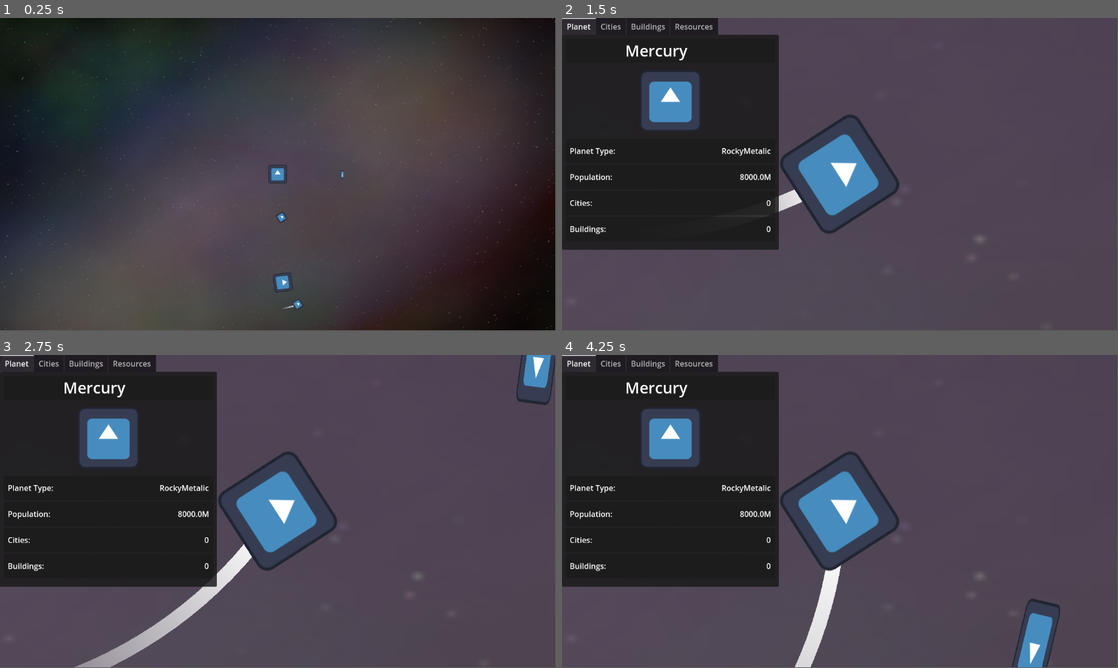
Above: before the commit, frames 1-4 (two rows, left to right).
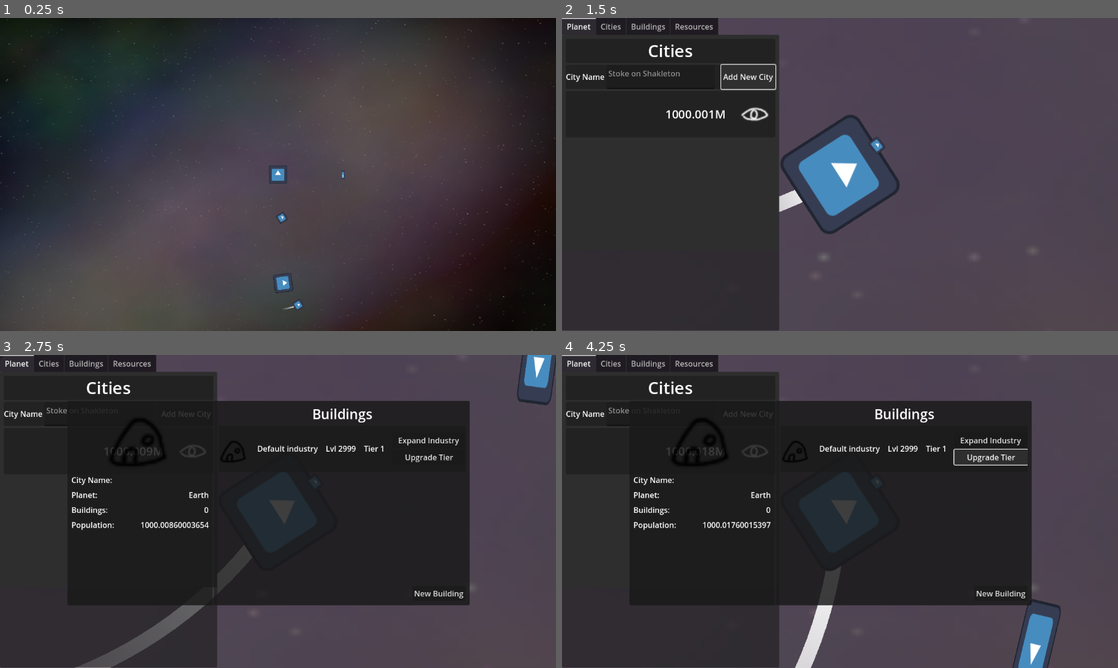
Above: after the commit, the same moments.

Repository: IsaacdmDunn/OrbitTTD
Game: Godot game, scene res://game.tscn
The game is run twice, just before and just after one commit, with the same random seed, the same clock (stepped at 60 frames per second) and the same inputs. The engine's default icon, where the game draws it, is replaced by a stand-in: a white triangle on a blue panel in a dark square.
Inputs (mouse positions are in pixels of both pictures, inside the frame that each line leads up to):
- Up to frame 1 (0.25 s): no input
- Up to frame 2 (1.5 s): move the mouse to (845, 218) at 0.52 s; click (845, 218) at 0.6 s; click (745, 77) at 1.25 s, where only the run after the commit has a clickable "Add New City"
- Up to frame 3 (2.75 s): click (194, 452) at 2.02 s
- Up to frame 4 (4.25 s): click (990, 439) at 2.75 s, where only the run after the commit has a clickable "Expand Industry"; click (990, 458) at 3.5 s, where only the run after the commit has a clickable "Upgrade Tier"
In our replay, the window is 799x449 before the commit and 800x450 after it. These sizes can differ from the game's own. Grey fills any space a smaller window leaves; there, only what the larger window draws over its background counts as a difference.

The runs differ from the first frame. In frame 1, 0.6% of the frame differs, in the area x 0-100%, y 0-100%; in frame 2, 14%; in frame 3, 43%; in frame 4, 43%, in the area x 0-90%, y 2-100%.

Commit message:
added cityUI and start of building UI

Diff:
--- /dev/null
+++ b/orbitttd/Prefabs/UI/BuildingUI.gd
@@ -0,0 +1 @@
+extends Panel
--- /dev/null
+++ b/orbitttd/Prefabs/UI/CityOnPlanetUI.tscn
@@ -0,0 +1,52 @@
+[gd_scene load_steps=5 format=3 uid="uid://b4vjdf4cotraw"]
+
+[ext_resource type="Script" uid="uid://ikvxs6dhnnwk" path="res://scripts/UI/CityOnPlanetUI.gd" id="1_h67ia"]
+[ext_resource type="Texture2D" uid="uid://q36yuym6hols" path="res://images/icon.svg" id="2_l2dqc"]
+[ext_resource type="Texture2D" uid="uid://w3ig7p5sjhf" path="res://images/look at icon.png" id="3_t1v4j"]
+[ext_resource type="Texture2D" uid="uid://curdlkki06d2f" path="res://images/look at pressed icon.png" id="4_mxge7"]
+
+[node name="CityOnPlanetUI" type="Panel"]
+custom_minimum_size = Vector2(0, 96)
+script = ExtResource("1_h67ia")
+
+[node name="HBoxContainer" type="HBoxContainer" parent="."]
+layout_mode = 1
+anchors_preset = 15
+anchor_right = 1.0
+anchor_bottom = 1.0
+offset_left = 2.0
+offset_top = 2.0
+offset_right = -2.0
+offset_bottom = -2.0
+grow_horizontal = 2
+grow_vertical = 2
+
+[node name="CityTexture" type="TextureRect" parent="HBoxContainer"]
+visible = false
+custom_minimum_size = Vector2(64, 64)
+layout_mode = 2
+texture = ExtResource("2_l2dqc")
+expand_mode = 2
+
+[node name="CityName" type="Label" parent="HBoxContainer"]
+custom_minimum_size = Vector2(200, 36)
+layout_mode = 2
+theme_override_font_sizes/font_size = 24
+text = "CityName"
+clip_text = true
+
+[node name="PopulationText" type="Label" parent="HBoxContainer"]
+custom_minimum_size = Vector2(150, 0)
+layout_mode = 2
+theme_override_font_sizes/font_size = 24
+text = "0m"
+clip_text = true
+
+[node name="TextureButton" type="TextureButton" parent="HBoxContainer"]
+custom_minimum_size = Vector2(64, 64)
+layout_mode = 2
+texture_normal = ExtResource("3_t1v4j")
+texture_pressed = ExtResource("4_mxge7")
+stretch_mode = 5
+
+[connection signal="pressed" from="HBoxContainer/TextureButton" to="." method="_on_texture_button_pressed"]
--- /dev/null
+++ b/orbitttd/Prefabs/UI/CityUI.gd
@@ -0,0 +1,19 @@
+extends Control
+
+var city:City
+
+func _ready() -> void:
+	for building in city.buildings:
+		AddBuildingInfoUI(building)
+		pass
+	pass
+func _process(delta: float) -> void:
+		$Panel/HBoxContainer/CityInfo/VBoxContainer/City/CityName.text = city.cityName
+		$Panel/HBoxContainer/CityInfo/VBoxContainer/Planet/PlanetName.text = get_tree().get_nodes_in_group("Sol")[city.planetID].planetData.planetName
+		$Panel/HBoxContainer/CityInfo/VBoxContainer/BuildingCount/BuildingCount.text = str(city.buildings.size())
+		$Panel/HBoxContainer/CityInfo/VBoxContainer/Population/PopCount.text = str(city.pop)
+
+		$Panel/HBoxContainer/CityInfo/VBoxContainer/Population/PopCount.tooltip_text = "Population growth: " + str(city.pop * (city.birthRate - city.deathRate))
+
+func AddBuildingInfoUI(build:Node2D):
+	pass
--- /dev/null
+++ b/orbitttd/Prefabs/UI/CityUI.tscn
@@ -0,0 +1,199 @@
+[gd_scene load_steps=4 format=3 uid="uid://cyoo4u0ybox1o"]
+
+[ext_resource type="Script" uid="uid://dl223rcajfkfw" path="res://Prefabs/UI/CityUI.gd" id="1_1gn7b"]
+[ext_resource type="Texture2D" uid="uid://luibggplp2ss" path="res://images/cityIcon.png" id="2_1gn7b"]
+[ext_resource type="Script" uid="uid://cbqq0q2dyx4pf" path="res://Prefabs/UI/BuildingUI.gd" id="3_44uyq"]
+
+[node name="CityUI" type="Control"]
+layout_mode = 3
+anchors_preset = 15
+anchor_right = 1.0
+anchor_bottom = 1.0
+grow_horizontal = 2
+grow_vertical = 2
+script = ExtResource("1_1gn7b")
+
+[node name="Panel" type="Panel" parent="."]
+layout_mode = 1
+anchors_preset = 15
+anchor_right = 1.0
+anchor_bottom = 1.0
+offset_left = 140.0
+offset_top = 95.0
+offset_right = -179.0
+offset_bottom = -130.0
+grow_horizontal = 2
+grow_vertical = 2
+
+[node name="HBoxContainer" type="HBoxContainer" parent="Panel"]
+layout_mode = 1
+anchors_preset = 15
+anchor_right = 1.0
+anchor_bottom = 1.0
+grow_horizontal = 2
+grow_vertical = 2
+
+[node name="CityInfo" type="Panel" parent="Panel/HBoxContainer"]
+custom_minimum_size = Vector2(300, 0)
+layout_mode = 2
+
+[node name="VBoxContainer" type="VBoxContainer" parent="Panel/HBoxContainer/CityInfo"]
+layout_mode = 1
+anchors_preset = 15
+anchor_right = 1.0
+anchor_bottom = 1.0
+offset_left = 8.0
+offset_right = -7.0
+grow_horizontal = 2
+grow_vertical = 2
+theme_override_constants/separation = 8
+
+[node name="TextureRect" type="TextureRect" parent="Panel/HBoxContainer/CityInfo/VBoxContainer"]
+custom_minimum_size = Vector2(0, 144)
+layout_mode = 2
+texture = ExtResource("2_1gn7b")
+stretch_mode = 5
+
+[node name="City" type="HBoxContainer" parent="Panel/HBoxContainer/CityInfo/VBoxContainer"]
+layout_mode = 2
+
+[node name="Label" type="Label" parent="Panel/HBoxContainer/CityInfo/VBoxContainer/City"]
+layout_mode = 2
+size_flags_horizontal = 0
+text = "City Name:"
+
+[node name="CityName" type="Label" parent="Panel/HBoxContainer/CityInfo/VBoxContainer/City"]
+layout_mode = 2
+size_flags_horizontal = 10
+text = "Default Name"
+horizontal_alignment = 2
+
+[node name="Planet" type="HBoxContainer" parent="Panel/HBoxContainer/CityInfo/VBoxContainer"]
+layout_mode = 2
+
+[node name="Label" type="Label" parent="Panel/HBoxContainer/CityInfo/VBoxContainer/Planet"]
+layout_mode = 2
+size_flags_horizontal = 0
+text = "Planet:"
+
+[node name="PlanetName" type="Label" parent="Panel/HBoxContainer/CityInfo/VBoxContainer/Planet"]
+layout_mode = 2
+size_flags_horizontal = 10
+text = "Default Planet"
+horizontal_alignment = 2
+
+[node name="BuildingCount" type="HBoxContainer" parent="Panel/HBoxContainer/CityInfo/VBoxContainer"]
+layout_mode = 2
+
+[node name="Label" type="Label" parent="Panel/HBoxContainer/CityInfo/VBoxContainer/BuildingCount"]
+layout_mode = 2
+size_flags_horizontal = 0
+text = "Buildings:"
+
+[node name="BuildingCount" type="Label" parent="Panel/HBoxContainer/CityInfo/VBoxContainer/BuildingCount"]
+layout_mode = 2
+size_flags_horizontal = 10
+text = "Default building Count"
+horizontal_alignment = 2
+
+[node name="Population" type="HBoxContainer" parent="Panel/HBoxContainer/CityInfo/VBoxContainer"]
+layout_mode = 2
+
+[node name="Label" type="Label" parent="Panel/HBoxContainer/CityInfo/VBoxContainer/Population"]
+layout_mode = 2
+size_flags_horizontal = 0
+text = "Population:"
+
+[node name="PopCount" type="Label" parent="Panel/HBoxContainer/CityInfo/VBoxContainer/Population"]
+layout_mode = 2
+size_flags_horizontal = 10
+text = "Default population"
+horizontal_alignment = 2
+
+[node name="Buildings" type="Panel" parent="Panel/HBoxContainer"]
+layout_mode = 2
+size_flags_horizontal = 3
+
+[node name="VBoxContainer" type="VBoxContainer" parent="Panel/HBoxContainer/Buildings"]
+layout_mode = 1
+anchors_preset = 15
+anchor_right = 1.0
+anchor_bottom = 1.0
+offset_left = 9.0
+offset_top = 8.0
+offset_right = -8.0
+offset_bottom = -9.0
+grow_horizontal = 2
+grow_vertical = 2
+
+[node name="BuildingLabel" type="Label" parent="Panel/HBoxContainer/Buildings/VBoxContainer"]
+layout_mode = 2
+theme_override_font_sizes/font_size = 28
+text = "Buildings"
+horizontal_alignment = 1
+
+[node name="BuildingsScrollContainer" type="ScrollContainer" parent="Panel/HBoxContainer/Buildings/VBoxContainer"]
+layout_mode = 2
+size_flags_vertical = 3
+
+[node name="Label" type="Label" parent="Panel/HBoxContainer/Buildings/VBoxContainer/BuildingsScrollContainer"]
+visible = false
+layout_mode = 2
+size_flags_horizontal = 3
+size_flags_vertical = 6
+text = "This City Has No Buildings Select New Building To Add One"
+horizontal_alignment = 1
+
+[node name="BuildingUI" type="Panel" parent="Panel/HBoxContainer/Buildings/VBoxContainer/BuildingsScrollContainer"]
+custom_minimum_size = Vector2(0, 96)
+layout_mode = 2
+size_flags_horizontal = 3
+script = ExtResource("3_44uyq")
+
+[node name="HBoxContainer" type="HBoxContainer" parent="Panel/HBoxContainer/Buildings/VBoxContainer/BuildingsScrollContainer/BuildingUI"]
+layout_mode = 1
+anchors_preset = 15
+anchor_right = 1.0
+anchor_bottom = 1.0
+grow_horizontal = 2
+grow_vertical = 2
+theme_override_constants/separation = 16
+
+[node name="Icon" type="TextureRect" parent="Panel/HBoxContainer/Buildings/VBoxContainer/BuildingsScrollContainer/BuildingUI/HBoxContainer"]
+custom_minimum_size = Vector2(64, 64)
+layout_mode = 2
+texture = ExtResource("2_1gn7b")
+stretch_mode = 5
+
+[node name="BuildingType" type="Label" parent="Panel/HBoxContainer/Buildings/VBoxContainer/BuildingsScrollContainer/BuildingUI/HBoxContainer"]
+layout_mode = 2
+text = "Default industry"
+
+[node name="Lvl" type="Label" parent="Panel/HBoxContainer/Buildings/VBoxContainer/BuildingsScrollContainer/BuildingUI/HBoxContainer"]
+layout_mode = 2
+text = "Lvl 2999"
+
+[node name="Label" type="Label" parent="Panel/HBoxContainer/Buildings/VBoxContainer/BuildingsScrollContainer/BuildingUI/HBoxContainer"]
+layout_mode = 2
+text = "Tier 1"
+
+[node name="VBoxContainer" type="VBoxContainer" parent="Panel/HBoxContainer/Buildings/VBoxContainer/BuildingsScrollContainer/BuildingUI/HBoxContainer"]
+layout_mode = 2
+size_flags_horizontal = 3
+alignment = 1
+
+[node name="Lvl Up Button" type="Button" parent="Panel/HBoxContainer/Buildings/VBoxContainer/BuildingsScrollContainer/BuildingUI/HBoxContainer/VBoxContainer"]
+layout_mode = 2
+text = "Expand Industry"
+
+[node name="UpgradeTier" type="Button" parent="Panel/HBoxContainer/Buildings/VBoxContainer/BuildingsScrollContainer/BuildingUI/HBoxContainer/VBoxContainer"]
+layout_mode = 2
+text = "Upgrade Tier"
+
+[node name="AddNewBuilding" type="HBoxContainer" parent="Panel/HBoxContainer/Buildings/VBoxContainer"]
+layout_mode = 2
+
+[node name="Button" type="Button" parent="Panel/HBoxContainer/Buildings/VBoxContainer/AddNewBuilding"]
+layout_mode = 2
+size_flags_horizontal = 10
+text = "New Building"
--- a/orbitttd/Prefabs/UI/planetUI.tscn
+++ b/orbitttd/Prefabs/UI/planetUI.tscn
@@ -1,8 +1,12 @@
-[gd_scene load_steps=4 format=3 uid="uid://bsrbqmmsmsvwy"]
+[gd_scene load_steps=6 format=3 uid="uid://bsrbqmmsmsvwy"]
 
 [ext_resource type="Script" uid="uid://cw5mhcnfuubvg" path="res://scripts/UI/PlanetUIData.gd" id="1_15rav"]
 [ext_resource type="Texture2D" uid="uid://q36yuym6hols" path="res://images/icon.svg" id="1_lpadn"]
 [ext_resource type="Script" uid="uid://cwg0ibqivcqp5" path="res://scripts/UI/PlanetInfoUI.gd" id="2_g3b2w"]
+[ext_resource type="Script" uid="uid://ownsiqcmrd0a" path="res://scripts/UI/PlanetCitiesUI.gd" id="4_g3b2w"]
+
+[sub_resource type="StyleBoxFlat" id="StyleBoxFlat_15rav"]
+bg_color = Color(0.303233, 0.303233, 0.303233, 1)
 
 [node name="PlanetUI" type="Control"]
 layout_mode = 3
@@ -25,6 +29,7 @@
 offset_bottom = -2.0
 grow_horizontal = 2
 grow_vertical = 2
+theme_override_styles/panel = SubResource("StyleBoxFlat_15rav")
 
 [node name="TabBar" type="TabBar" parent="Panel"]
 custom_minimum_size = Vector2(376, 35)
@@ -41,10 +46,13 @@
 tab_3/title = "Resources"
 
 [node name="PlanetPanel" type="Panel" parent="Panel"]
-layout_mode = 1
-anchors_preset = 15
-anchor_right = 1.0
-anchor_bottom = 1.0
+visible = false
+layout_mode = 1
+anchors_preset = 15
+anchor_right = 1.0
+anchor_bottom = 1.0
+offset_left = -450.0
+offset_right = -450.0
 grow_horizontal = 2
 grow_vertical = 2
 script = ExtResource("2_g3b2w")
@@ -185,3 +193,100 @@
 size_flags_horizontal = 3
 text = "0"
 horizontal_alignment = 2
+
+[node name="Cities" type="Panel" parent="Panel"]
+layout_mode = 1
+anchors_preset = 15
+anchor_right = 1.0
+anchor_bottom = 1.0
+offset_bottom = 166.0
+grow_horizontal = 2
+grow_vertical = 2
+script = ExtResource("4_g3b2w")
+
+[node name="VBoxContainer" type="VBoxContainer" parent="Panel/Cities"]
+layout_mode = 1
+anchors_preset = 15
+anchor_right = 1.0
+anchor_bottom = 1.0
+offset_left = 8.0
+offset_top = 8.0
+offset_right = -8.0
+grow_horizontal = 2
+grow_vertical = 2
+
+[node name="TitlePanel" type="Panel" parent="Panel/Cities/VBoxContainer"]
+custom_minimum_size = Vector2(0, 50)
+layout_mode = 2
+
+[node name="Label" type="Label" parent="Panel/Cities/VBoxContainer/TitlePanel"]
+layout_mode = 1
+anchors_preset = 15
+anchor_right = 1.0
+anchor_bottom = 1.0
+grow_horizontal = 2
+grow_vertical = 2
+theme_override_font_sizes/font_size = 35
+text = "Cities"
+horizontal_alignment = 1
+vertical_alignment = 1
+
+[node name="Add new city" type="Panel" parent="Panel/Cities/VBoxContainer"]
+custom_minimum_size = Vector2(0, 50)
+layout_mode = 2
+
+[node name="HBoxContainer" type="HBoxContainer" parent="Panel/Cities/VBoxContainer/Add new city"]
+layout_mode = 1
+anchors_preset = 15
+anchor_right = 1.0
+anchor_bottom = 1.0
+grow_horizontal = 2
+grow_vertical = 2
+
+[node name="Label" type="Label" parent="Panel/Cities/VBoxContainer/Add new city/HBoxContainer"]
+layout_mode = 2
+text = "City Name"
+
+[node name="TextEdit" type="TextEdit" parent="Panel/Cities/VBoxContainer/Add new city/HBoxContainer"]
+custom_minimum_size = Vector2(225, 0)
+layout_mode = 2
+size_flags_horizontal = 2
+placeholder_text = "Stoke on Shakleton"
+
+[node name="Button" type="Button" parent="Panel/Cities/VBoxContainer/Add new city/HBoxContainer"]
+layout_mode = 2
+text = "Add New City"
+
+[node name="ScrollContainer" type="ScrollContainer" parent="Panel/Cities/VBoxContainer"]
+layout_mode = 2
+size_flags_vertical = 3
+
+[node name="VBoxContainer" type="VBoxContainer" parent="Panel/Cities/VBoxContainer/ScrollContainer"]
+layout_mode = 2
+size_flags_horizontal = 3
+size_flags_vertical = 3
+
+[node name="Buildings" type="Panel" parent="Panel"]
+visible = false
+layout_mode = 1
+anchors_preset = 15
+anchor_right = 1.0
+anchor_bottom = 1.0
+offset_left = -450.0
+offset_right = -450.0
+grow_horizontal = 2
+grow_vertical = 2
+
+[node name="Resources" type="Panel" parent="Panel"]
+visible = false
+layout_mode = 1
+anchors_preset = 15
+anchor_right = 1.0
+anchor_bottom = 1.0
+offset_left = -450.0
+offset_right = -450.0
+grow_horizontal = 2
+grow_vertical = 2
+
+[connection signal="tab_changed" from="Panel/TabBar" to="." method="_on_tab_bar_tab_changed"]
+[connection signal="pressed" from="Panel/Cities/VBoxContainer/Add new city/HBoxContainer/Button" to="Panel/Cities" method="_on_button_pressed"]
--- a/orbitttd/game.tscn
+++ b/orbitttd/game.tscn
@@ -89,11 +89,10 @@
 maxBaseRareMetalMine = 15
 maxBaseOilWell = 0
 
-[node name="Planet" type="Node2D" parent="." node_paths=PackedStringArray("parentPlanet", "cities", "planetData")]
+[node name="Planet" type="Node2D" parent="." node_paths=PackedStringArray("parentPlanet", "planetData")]
 position = Vector2(750, 0)
 script = ExtResource("3_feb5d")
 parentPlanet = NodePath("../Sun")
-cities = [null]
 mass = 50.0
 speed = 47.9
 rotationSpeed = 14.0
@@ -185,7 +184,7 @@
 
 [node name="Sprite2D" type="Sprite2D" parent="Camera2D"]
 z_index = -5
-position = Vector2(-79, 86)
+position = Vector2(-187, 98)
 scale = Vector2(5.768, 4.31467)
 texture = ExtResource("6_ryrav")
 
--- a/orbitttd/project.godot
+++ b/orbitttd/project.godot
@@ -20,6 +20,13 @@
 GameData="*res://scripts/Data/GameData.gd"
 GamePrefabs="*res://scripts/Data/GamePrefabs.gd"
 UiManager="*res://scripts/UI/UIManager.gd"
+
+[display]
+
+window/size/mode=3
+window/size/resizable=false
+window/stretch/mode="viewport"
+window/stretch/aspect="expand"
 
 [input]
 
@@ -72,3 +79,8 @@
 "events": [Object(InputEventMouseButton,"resource_local_to_scene":false,"resource_name":"","device":-1,"window_id":0,"a …(259 unchanged characters)…
 ]
 }
+EscapeMenus={
+"deadzone": 0.2,
+"events": [Object(InputEventKey,"resource_local_to_scene":false,"resource_name":"","device":-1,"window_id":0,"alt_pressed":false,"shift_pressed":false,"ctrl_pressed":false,"meta_pressed":false,"pressed":false,"keycode":0,"physical_keycode":4194305,"key_label":0,"unicode":0,"location":0,"echo":false,"script":null)
+]
+}
--- a/orbitttd/scripts/Building.gd
+++ b/orbitttd/scripts/Building.gd
@@ -9,6 +9,11 @@
 @export var resourcesProducedID: Array[GameData.GameResources]
 @export var resourcesProduced: Array[float]
 
+@export var buildingType: String
+@export var tier: int
+@export var level: int
+@export var buildingTexture: Texture2D
+
 func InitBuilding(cityID):
 	city = get_tree().get_nodes_in_group("City")[cityID]
 	print("dajwkda")
--- a/orbitttd/scripts/City.gd
+++ b/orbitttd/scripts/City.gd
@@ -1,10 +1,12 @@
 extends Node2D
 class_name City
+@export var planetID: int
 @export var pop: float
 @export var buildings: Array[Node2D]
 @export var resourcesStored: Array[float]
 var birthRate: float = 2.1000001
 var deathRate: float = 2.1
+@export var cityName: String = "Default City Name"
 
 func _ready():
 	resourcesStored.resize(GameData.GameResources.size())
@@ -13,7 +15,5 @@
 
 func _process(delta: float) -> void:
 	pop += pop * (birthRate - deathRate)
-
 	for building in buildings:
 		building.UpdateBuilding()
-		#print(pop)
--- a/orbitttd/scripts/Data/GameData.gd
+++ b/orbitttd/scripts/Data/GameData.gd
@@ -10,5 +10,5 @@
 	pop=0
 	for city in get_tree().get_nodes_in_group("City"):
 		pop += city.pop
-
+	print(get_tree().get_nodes_in_group("City").size())
 	#print(pop)
--- a/orbitttd/scripts/Data/GamePrefabs.gd
+++ b/orbitttd/scripts/Data/GamePrefabs.gd
@@ -1,4 +1,7 @@
 extends Node
+
+var cityBuildingMenuUI = preload("res://Prefabs/UI/CityUI.tscn")
+
 
 var cityPrefab = preload("res://city.tscn")
 var earthSlumsPrefab = preload("res://Prefabs/Buildings/TestHouse.tscn")
--- /dev/null
+++ b/orbitttd/scripts/UI/CityOnPlanetUI.gd
@@ -0,0 +1,21 @@
+extends Panel
+
+var city: City
+
+func _ready() -> void:
+	if city != null:
+		$HBoxContainer/CityName.text = city.cityName
+		$HBoxContainer/PopulationText.text = str(city.pop)
+
+func _process(delta: float) -> void:
+	$HBoxContainer/PopulationText.text = str(snapped(city.pop, 0.001)) + "M"
+
+func _on_texture_button_pressed() -> void:
+	#open city UIz
+	#UiManager.CloseUI()
+	var CityUIToAdd = GamePrefabs.cityBuildingMenuUI.instantiate()
+	CityUIToAdd.city = city
+
+	get_tree().get_first_node_in_group("UI").add_child(CityUIToAdd)
+
+	pass # Replace with function body.
--- /dev/null
+++ b/orbitttd/scripts/UI/PlanetCitiesUI.gd
@@ -0,0 +1,19 @@
+extends Panel
+var cityUIPrefab = preload("res://Prefabs/UI/CityOnPlanetUI.tscn")
+
+
+func _ready() -> void:
+	for cities in $"../..".targetPlanet.cities.size():
+		var cityUIToAdd = cityUIPrefab.instantiate()
+		cityUIToAdd.city = $"../..".targetPlanet.cities[cities]
+		$VBoxContainer/ScrollContainer/VBoxContainer.add_child(cityUIToAdd)
+
+func _on_button_pressed() -> void:
+	print("ndakwndka")
+	#add new city
+	var newCityName = $"VBoxContainer/Add new city/HBoxContainer/TextEdit".text
+	$"../..".targetPlanet.AddNewCity(newCityName)
+	var cityUIToAdd = cityUIPrefab.instantiate()
+	cityUIToAdd.city = $"../..".targetPlanet.cities[$"../..".targetPlanet.cities.size() - 1]
+	$VBoxContainer/ScrollContainer/VBoxContainer.add_child(cityUIToAdd)
+	pass # Replace with function body.
--- a/orbitttd/scripts/UI/PlanetInfoUI.gd
+++ b/orbitttd/scripts/UI/PlanetInfoUI.gd
@@ -4,9 +4,7 @@
 
 	if $"../..".targetPlanet != null:
 		var planetData:PlanetData = $"../..".targetPlanet.planetData
-		print(planetData)
 		$VBoxContainer/PlanetName/PlanetName.text = planetData.planetName
-		print("l;andkjan")
 		SetPlanetType(planetData.planetType)
 
 		$VBoxContainer/Population/HBoxContainer/PopData.text = str(planetData.population) + "M"
--- a/orbitttd/scripts/UI/PlanetUIData.gd
+++ b/orbitttd/scripts/UI/PlanetUIData.gd
@@ -1,5 +1,29 @@
 extends Control
+
 
 var targetPlanet: Node2D
 enum UITabState {Planet, Cities, Buildings, Resources}
-var currentTabState = UITabState.Planet
+var currentTabState:UITabState = UITabState.Planet
+
+
+func _on_tab_bar_tab_changed(tab: int) -> void:
+	GetTabMenu(tab).visible = true
+	GetTabMenu(tab).position.x = 0
+	HideTabMenu(currentTabState)
+	currentTabState = tab
+	pass # Replace with function body.
+
+
+func HideTabMenu(_currentTabState):
+	GetTabMenu(_currentTabState).position.x = -$".".size.x
+	GetTabMenu(_currentTabState).hide()
+
+func GetTabMenu(tabState: UITabState):
+	if tabState == UITabState.Planet:
+		return $Panel/PlanetPanel
+	elif tabState == UITabState.Cities:
+		return $Panel/Cities
+	elif tabState == UITabState.Buildings:
+		return $Panel/Buildings
+	elif tabState == UITabState.Resources:
+		return $Panel/Resources
--- a/orbitttd/scripts/UI/UIManager.gd
+++ b/orbitttd/scripts/UI/UIManager.gd
@@ -8,3 +8,7 @@
 	openUI = planetUI.instantiate()
 	openUI.targetPlanet = planetTarget
 	get_tree().get_first_node_in_group("UI").add_child(openUI)
+
+func CloseUI():
+	for ui in get_tree().get_nodes_in_group("UI").size():
+		get_tree().get_nodes_in_group("UI")[ui].queue_free()
--- a/orbitttd/scripts/planet.gd
+++ b/orbitttd/scripts/planet.gd
@@ -7,15 +7,15 @@
 var distanceToParent: float
 var d = 0
 @export var zoom = 1
+@export var planetID: int = 0
 var pos
+var lineTimer = 0
 
-var lineTimer = 0
 func _ready() -> void:
+
 	add_to_group("Sol")
+	planetID = get_tree().get_nodes_in_group("Sol").size()
 	distanceToParent = self.position.distance_to(parentPlanet.position) / zoom
-
-
-	print(parentPlanet.position)
 
 func _process(delta: float) -> void:
 	pos = position
@@ -49,3 +49,10 @@
 		get_tree().get_first_node_in_group("City").add_child(earthSlumsToAdd)
 		earthSlumsToAdd.InitBuilding(0)
 	pass # Replace with function body.
+
+func AddNewCity(cityName: String):
+	var cityToAdd = GamePrefabs.cityPrefab.instantiate()
+	cityToAdd.cityName = cityName
+	cityToAdd.planetID = planetID
+	cities.append(cityToAdd)
+	add_child(cityToAdd)
Not shown, added: orbitttd/Prefabs/UI/BuildingUI.gd.uid
Not shown, added: orbitttd/Prefabs/UI/CityUI.gd.uid
Binary file added: orbitttd/images/cityIcon.png
Not shown, added: orbitttd/images/cityIcon.png.import
Binary file added: orbitttd/images/look at icon.png
Not shown, added: orbitttd/images/look at icon.png.import
Binary file added: orbitttd/images/look at pressed icon.png
Not shown, added: orbitttd/images/look at pressed icon.png.import
Not shown, added: orbitttd/scripts/UI/CityOnPlanetUI.gd.uid
Not shown, added: orbitttd/scripts/UI/PlanetCitiesUI.gd.uid
